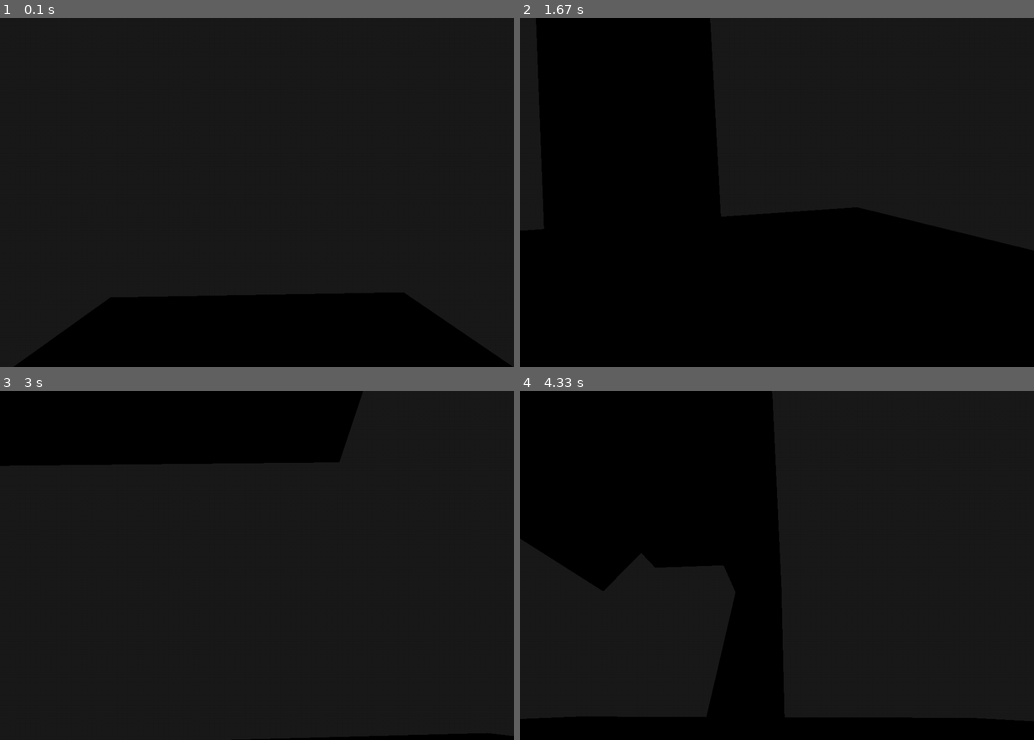
Above: before the commit, frames 1-4 (two rows, left to right).
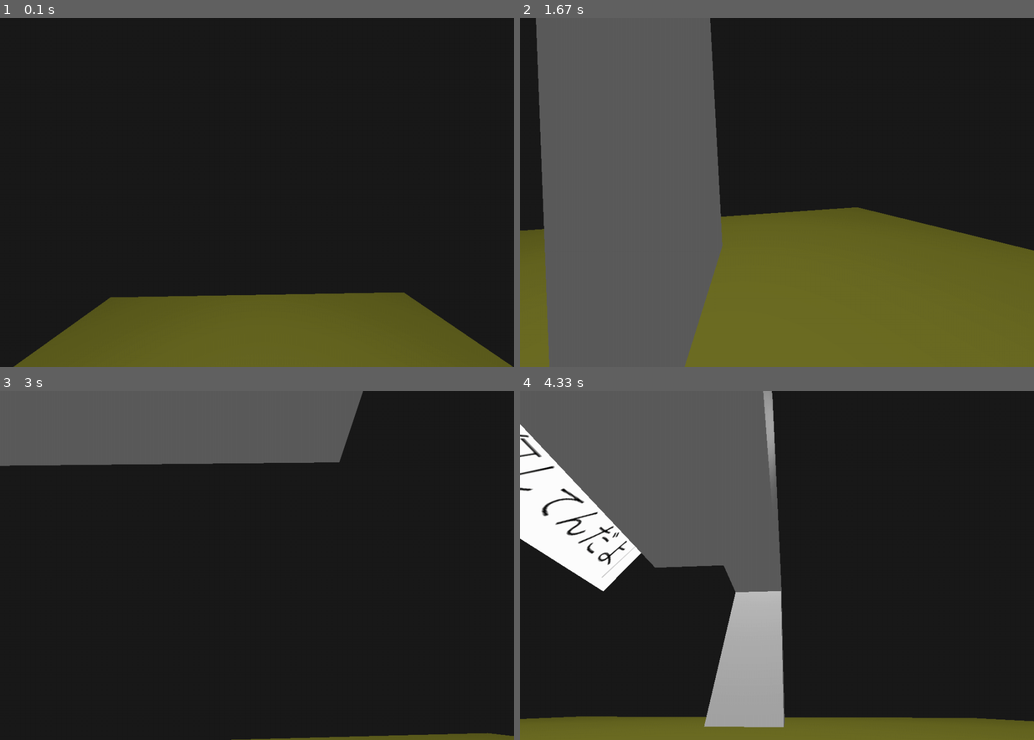
Above: after the commit, the same moments.

Repository: Oshota501/Pygame_Prog
Game: pygame game, started from main.py
Same seed, same stepped clock (60 frames per second), same inputs: the game is played once before the commit and once after it.
Inputs (mouse positions are in pixels of both pictures, inside the frame that each line leads up to):
- Up to frame 1 (0.1 s): no input
- Up to frame 2 (1.67 s): hold D 0.33-0.8 s; move the mouse to (756, 206) at 0.37 s; hold W 0.83-1.13 s; move the mouse to (941, 182) at 0.87 s; hold D 1.17-1.63 s; move the mouse to (653, 195) at 1.2 s
- Up to frame 3 (3 s): hold A 1.67-2.2 s; move the mouse to (97, 513) at 1.7 s; hold S 2.23-2.53 s; move the mouse to (334, 443) at 2.27 s; hold A 2.57-2.97 s; move the mouse to (318, 596) at 2.6 s
- Up to frame 4 (4.33 s): hold W 3-3.37 s; move the mouse to (787, 446) at 3.03 s; hold D 3.4-4.03 s; move the mouse to (591, 555) at 3.43 s; hold S from 4.07 s (still down); move the mouse to (782, 600) at 4.1 s

The runs differ from the first frame. In frame 1, 16% of the frame differs, in the area x 2-100%, y 78-100%; in frame 2, 62%, in the area x 0-100%, y 0-100%; in frame 3, 15%; in frame 4, 37%.

Commit message:
feat : import競合解消

Diff:
--- a/PyGame3d/Draw/mesh2d.py
+++ b/PyGame3d/Draw/mesh2d.py
@@ -1,6 +1,5 @@
 import moderngl
 from PyGame3d import matrix
-from PyGame3d import static
 from PyGame3d.Draw import MeshLike, TextureLike, Transform
 from PyGame3d.Draw.shader_container import ShaderContainer
 from PyGame3d.Singleton import SingletonABCMeta
@@ -46,6 +45,7 @@
 
     # 幅と高さを持つ矩形を作成
     def __init__(self, texture: TextureLike, width: float, height: float, pivot_center: bool = True) -> None:
+        from PyGame3d import static
         if static.context is None:
             raise ValueError("Please execute Application.init()")
 
--- a/PyGame3d/Draw/uvmesh.py
+++ b/PyGame3d/Draw/uvmesh.py
@@ -10,7 +10,6 @@
 from PyGame3d.Draw.shader_container import ShaderContainaer3dComponent, ShaderContainer, ShaderContainerComponent
 from PyGame3d.Draw import MaterialLike, MeshLike, MeshRender, Transform, TextureLike
 
-import PyGame3d.static as static
 import PyGame3d.matrix as matrix
 import PyGame3d.matrix.rotation as rmatrix
 
@@ -215,6 +214,7 @@
         self.texture = texture
     @staticmethod
     def get_context () -> moderngl.Context :
+        from PyGame3d import static
         if static.context is None :
             raise ValueError("please execute Application.init()")
         return static.context
@@ -226,6 +226,7 @@
     @classmethod
     def color(cls, color: tuple[float, float, float] | tuple[float, float, float, float], size: tuple[int, int] = (1, 1)) -> "UVTexture":
         """指定色から単色テクスチャを生成する。colorは0.0～1.0のRGBA/ RGBタプル。"""
+        from PyGame3d import static
         if static.context is None:
             raise ValueError("please execute Application.init()")
         ctx = static.context
@@ -342,6 +343,7 @@
     vao: moderngl.VertexArray
 
     def __init__(self, material: UVMaterial, mesh_data: np.ndarray) -> None:
+        from PyGame3d import static
         if static.context is None :
             raise ValueError("Please execute Application.init() before creating UVMesh")
 
--- a/PyGame3d/Draw/vcolormesh.py
+++ b/PyGame3d/Draw/vcolormesh.py
@@ -7,7 +7,6 @@
 import PyGame3d.matrix.rotation as rmatrix
 from PyGame3d.Draw import MaterialLike, MeshLike,MeshRender,Transform
 from PyGame3d.Draw.shader_container import ShaderContainaer3dComponent, ShaderContainer, ShaderContainerComponent
-import PyGame3d.static as static
 from PyGame3d.matrix import Matrix4
 
 class VColorShaderContainer (
@@ -63,6 +62,7 @@
     ctx : moderngl.Context
 
     def __init__(self, vertices:np.ndarray) -> None:
+        from PyGame3d import static
         if static.context is None :
             raise
         self.ctx = static.context
--- a/PyGame3d/Scene/Event.py
+++ b/PyGame3d/Scene/Event.py
@@ -1,7 +1,9 @@
+from warnings import deprecated
 from PyGame3d.vector.Vector2 import Vector2
 from abc import ABC,abstractmethod
 
 # signature : oshota
+@deprecated("PyGame3ds event depends pygame event. This class not yet Implementation .")
 class EventListener :
     event_type : int
     event : function
--- a/PyGame3d/Scene/__init__.py
+++ b/PyGame3d/Scene/__init__.py
@@ -1,16 +1,12 @@
 from abc import ABC,abstractmethod
-from typing import Callable, Mapping
+from typing import Callable
 
-from PyGame3d.Draw.shader_container import ShaderContainer
+from PyGame3d.Draw.shader_container import ShaderContainerComponent
 
-from PyGame3d.GameObject import ContainerComponent
 from PyGame3d.GameObject.Camera import Camera
 from PyGame3d.GameObject.Collide import CollisionManager
 from PyGame3d.GameObject.Container import GameContainer
 from PyGame3d.GameObject.Light import Light
-from PyGame3d.Scene.Event import EventListener
-
-from pygame.event import Event
 
 from PyGame3d.Scene.component import GameScript, SceneComponent
 
@@ -21,13 +17,14 @@
 class Scene (SceneComponent) :
     camera : Camera
     exe : list[GameScript]
-    ev : list[EventListener]
     ticker : dict[int,Callable[[float],None]]
     _interval_id_top : int
     _manager : CollisionManager
-    shader : list[ShaderContainer ]
+    shader : list[ShaderContainerComponent ]
     light : Light
-    def __init__(self,shaders:list[ShaderContainer]=[]) -> None:
+
+    from PyGame3d.env import DEFAULT_SHADERS
+    def __init__(self,shaders:list[ShaderContainerComponent]=DEFAULT_SHADERS) -> None:
         super().__init__()
         self.camera = Camera ()
         self.exe = []
@@ -58,8 +55,6 @@
         self._manager.check_all_collisions()
     def get_camera(self) -> Camera:
         return self.camera
-    def get_event_listener(self) -> list[EventListener]:
-        return self.ev
     def ticker_add(self, func: Callable[[float], None]) -> int:
         self.ticker[self._interval_id_top] = func
         self._interval_id_top += 1
@@ -73,8 +68,8 @@
     def default () -> Scene :
         from PyGame3d.GameObject.Sample import Floor
         from PyGame3d.vector import Vector3
-        from PyGame3d.Draw.uvmesh import UVShaderContainer
-        s = Scene(shaders=[UVShaderContainer(),])
+
+        s = Scene()
         floor = Floor.include_transform(position=Vector3(0,0,0))
         background = GameContainer()
         background.add_child(floor)
--- a/PyGame3d/Scene/component.py
+++ b/PyGame3d/Scene/component.py
@@ -5,7 +5,6 @@
 from PyGame3d.GameObject.Light import Light
 from PyGame3d.GameObject.Camera import Camera
 from PyGame3d.GameObject.Container import GameContainer
-from PyGame3d.Scene.Event import EventListener
 class GameScript (ABC) :
     @abstractmethod
     def update (self,delta_time:float) -> None :
@@ -42,8 +41,5 @@
     def ticker_remove (self,func_id:int) -> None :
         pass
     @abstractmethod
-    def get_event_listener (self) -> list[EventListener] :
-        pass
-    @abstractmethod
     def get_light (self) -> Light :
         pass
--- /dev/null
+++ b/PyGame3d/env.py
@@ -0,0 +1,12 @@
+from PyGame3d.Draw.mesh2d import Mesh2dShaderContainer
+from PyGame3d.Draw.uvmesh import UVShaderContainer
+from PyGame3d.Draw.vcolormesh import VColorShaderContainer
+DEFAULT_SHADERS = [
+    UVShaderContainer() ,
+    VColorShaderContainer() ,
+    Mesh2dShaderContainer ()
+]
+DEFAULT_3D_SHADERS = [
+    UVShaderContainer() ,
+    VColorShaderContainer() ,
+]
--- a/PyGame3d/game.py
+++ b/PyGame3d/game.py
@@ -1,15 +1,11 @@
 import pygame
 import moderngl
-from PyGame3d.Draw.mesh2d import Mesh2dShaderContainer
-from PyGame3d.Draw.uvmesh import UVShaderContainer
-from PyGame3d.Draw.vcolormesh import VColorShaderContainer
 from PyGame3d.Scene import Scene
 from PyGame3d.Scene.component import SceneComponent
 import PyGame3d.matrix as matrix
 from abc import ABC , abstractmethod
 import PyGame3d.test as test
-from PyGame3d.vector.Vector2 import Vector2
-from PyGame3d.Draw.shader_container import ShaderContainaer3dComponent, ShaderContainer, ShaderContainerComponent
+from PyGame3d.Draw.shader_container import ShaderContainaer3dComponent, ShaderContainerComponent
 import PyGame3d.static  as static
 import time
 
@@ -33,8 +29,8 @@
     _clock : pygame.time.Clock
     is_init : bool
 
-    _shader_program : list[ShaderContainerComponent|None]
-    _shader3ds : list[ShaderContainaer3dComponent|None]
+    _shader_program : list[ShaderContainerComponent]
+    _shader3ds : list[ShaderContainaer3dComponent]
 
     stage : SceneComponent
     perspective : float
@@ -60,15 +56,9 @@
         self._screen = None
         self.fps = fps
 
-        self._shader_program = [
-            UVShaderContainer () ,
-            VColorShaderContainer () ,
-            Mesh2dShaderContainer ()
-        ]
-        self._shader3ds = [
-            UVShaderContainer () ,
-            VColorShaderContainer () ,
-        ]
+        import PyGame3d.env as env
+        self._shader_program = env.DEFAULT_SHADERS
+        self._shader3ds = env.DEFAULT_3D_SHADERS
 
         if fps is not None :
             self._updata_time = 1/fps
@@ -76,7 +66,7 @@
             self._updata_time = None
 
         if scene == None :
-            self.stage = Scene()
+            self.stage = Scene(self._shader_program)
             static.scene = self.stage
         else :
             self.stage = scene
